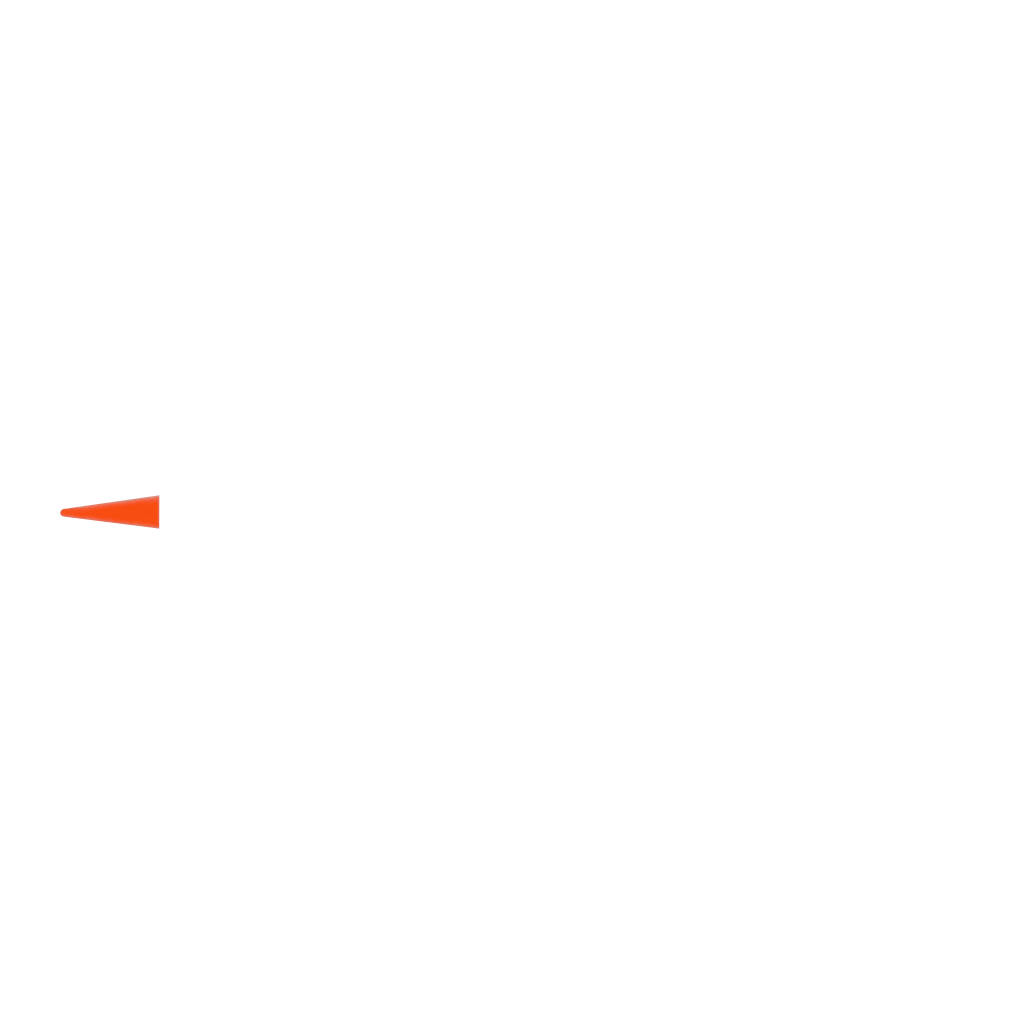
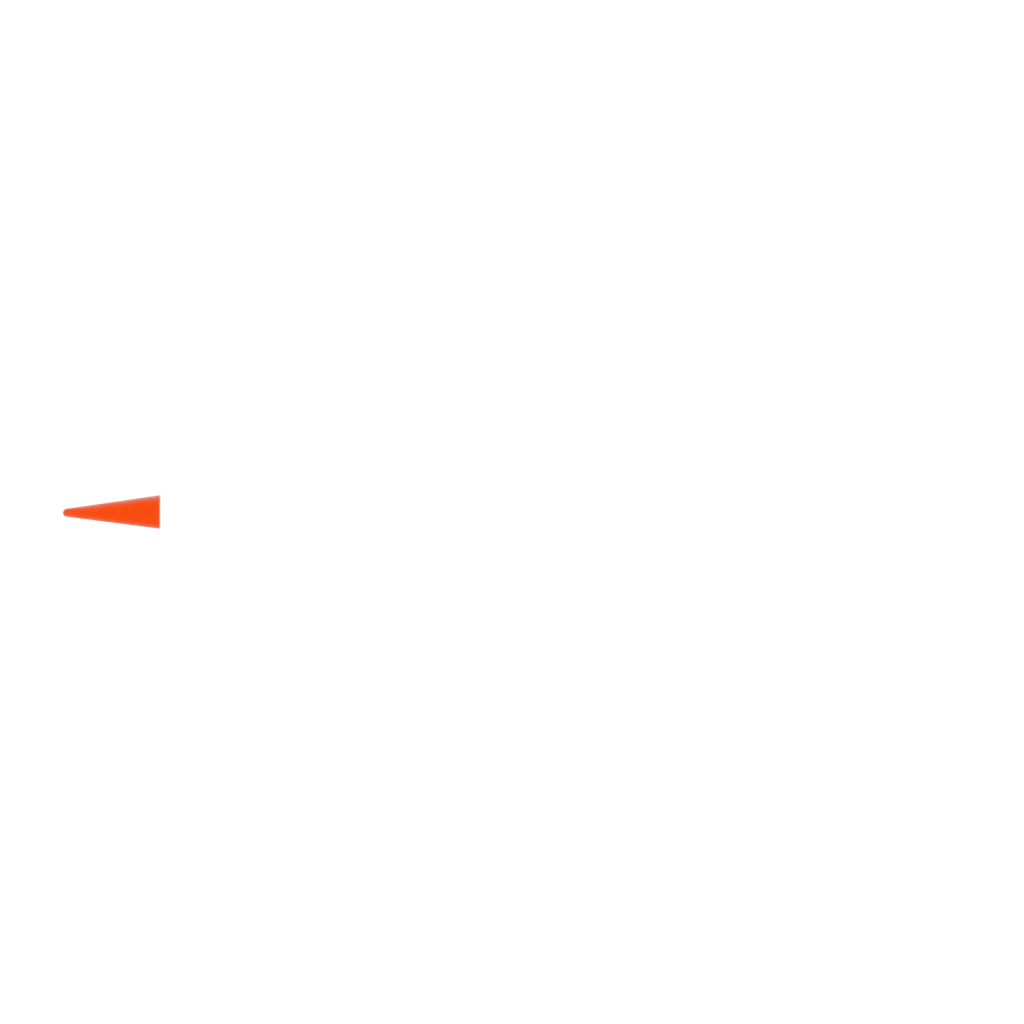
Layer changes from the first 1024x1024 image to the second:
added layer "Transformation" above "Arrière-plan" over [62, 494, 161, 530]
painted on "Arrière-plan" over [60, 495, 160, 529]
